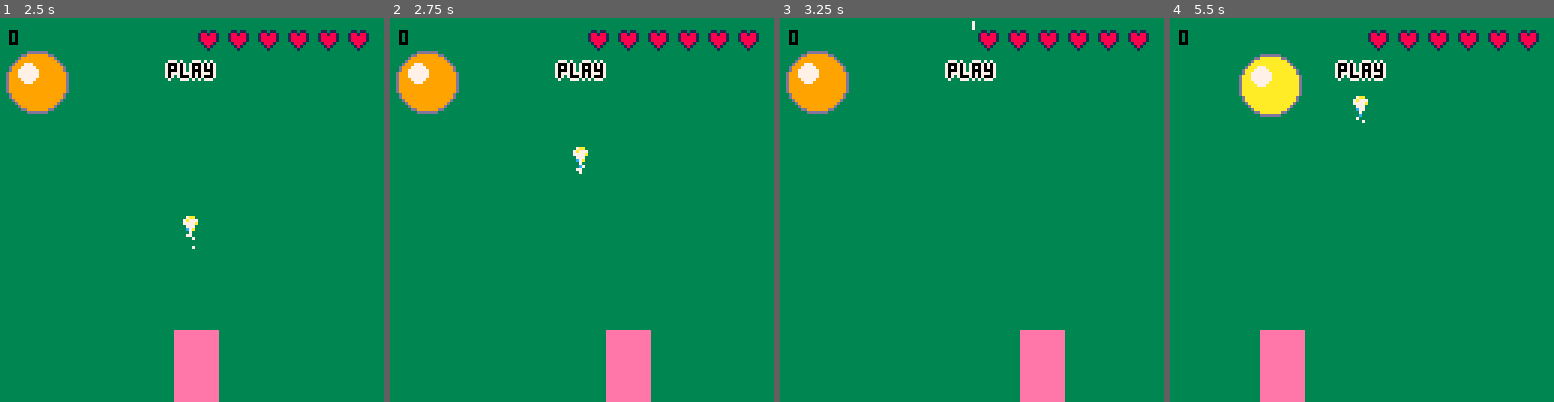
Above: before the commit, frames 1-4 (left to right).
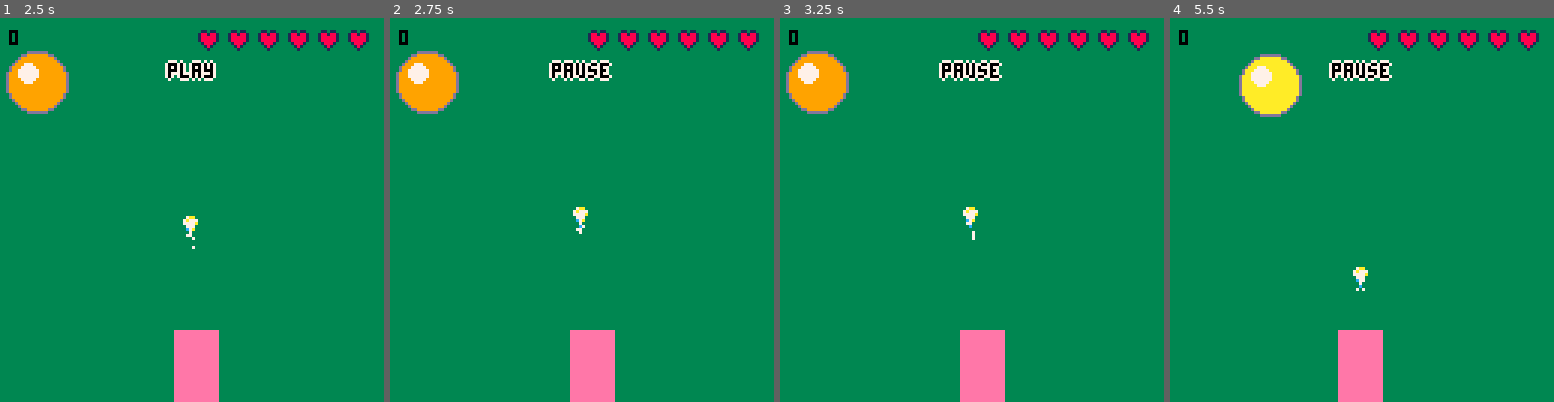
Above: after the commit, the same moments.

Repository: escargames/Anthrax
Game: PICO-8 cartridge Anthrax.p8
Same seed, same stepped clock (60 frames per second), same inputs: the game is played once before the commit and once after it.
Inputs:
- Up to frame 1 (2.5 s): tap O (Z key) at 0.7, 1.7, 2.1 s; hold Right 1.6-2.1 s; hold Up 2.15-2.42 s; hold Right from 2.47 s (still down)
- Up to frame 2 (2.75 s): keep holding Right; tap O (Z key) at 2.5 s
- Up to frame 3 (3.25 s): tap O (Z key) at 2.9 s; release Right at 3.03 s; hold Left from 3.08 s (still down)
- Up to frame 4 (5.5 s): tap O (Z key) every 0.4 s from 3.3 to 5.3 s; release Left at 3.58 s; hold Down 3.63-3.97 s; hold Right 4.02-4.68 s; hold Up 4.73-5.03 s; hold Left from 5.08 s (still down)

Frame 1 is identical in both runs. In frame 2, 4.2% of the frame differs, in the area x 41-68%, y 10-100%; in frame 3, 5.0%; in frame 4, 5.1%, in the area x 23-58%, y 10-100%.

Commit message:
pause state

Diff:
--- a/Anthrax.p8
+++ b/Anthrax.p8
@@ -3,7 +3,8 @@
 __lua__
 config = {
     menu = {bg = 2, tl = "menu", draw = function() end},
-    play = {bg = 3, tl = "play", draw = 0}
+    play = {bg = 3, tl = "play", draw = 0},
+    pause = {bg = 0, tl = "pause", draw = function() end}
 }
 
 
@@ -22,6 +23,10 @@
 
     if (state == "play") then
         update_play()
+    end
+
+    if (state == "pause") then
+        update_pause()
     end
 end
 
@@ -102,8 +107,31 @@
         state = "menu"
         sfx(0)
     end
-end
-
+
+    if (btnp(4)) then
+        state = "pause"
+        sfx(0)
+    end
+end
+
+--
+-- pause state handling
+--
+
+function update_pause()
+    config.pause.bg = config.play.bg
+    config.pause.draw = config.play.draw
+
+     if (btnp(3)) then
+        state = "menu"
+        sfx(0)
+    end
+
+    if (btnp(2)) then
+        state = "play"
+        sfx(0)
+    end
+end
 
 --
 -- player
